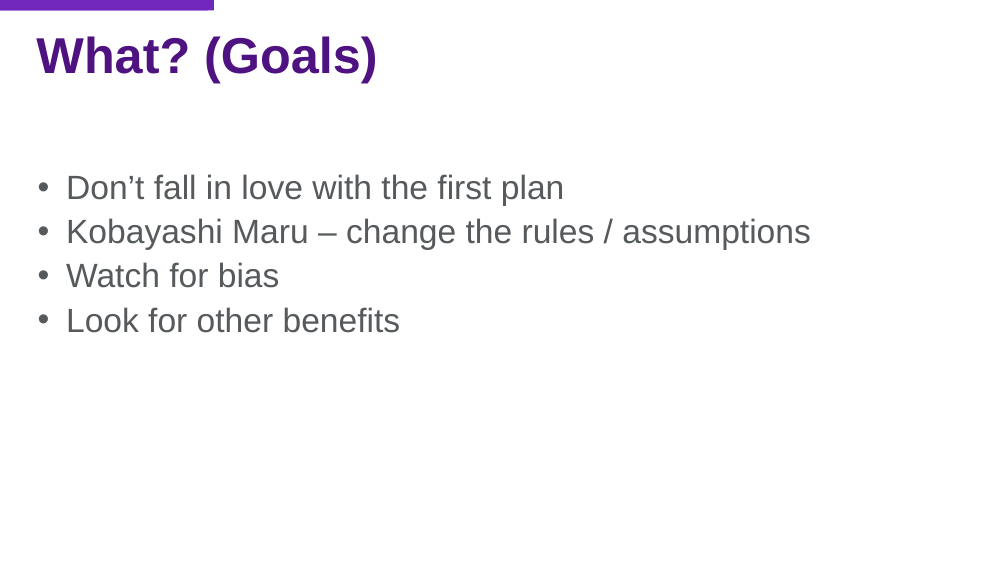
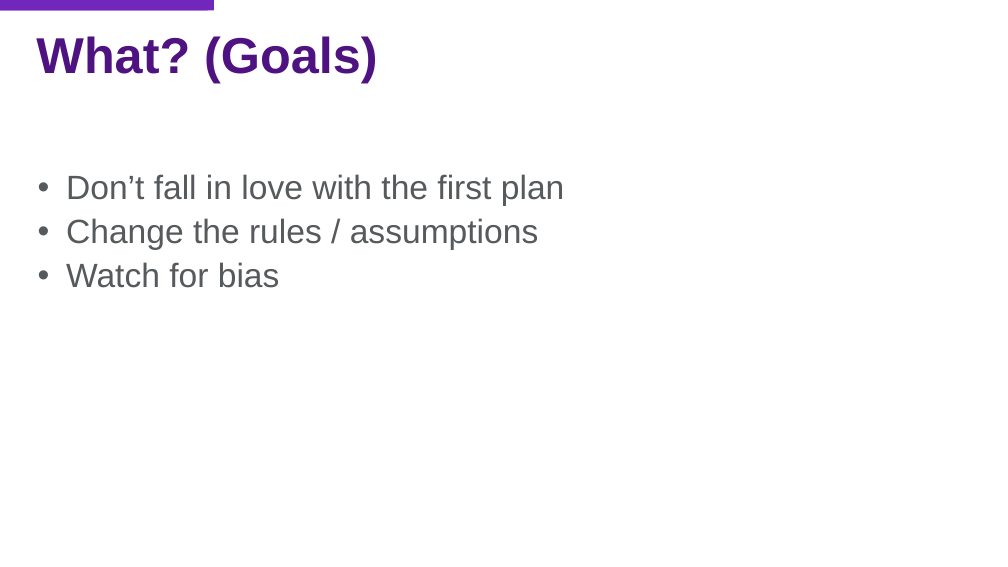
Before and after one commit to jasonjwood/presentations, a slide deck: slide 7 of InFusion2016 - Getting It Done - Jason Wood.pptx. Drawn at 1008x567 pixels with LibreOffice and Linux fonts; fonts in the diff are those of the drawing; background and template pictures are left out. Boxes give left, top, right and bottom in pixels: in the first picture for what was removed or moved away, otherwise in the second. Text is boxed around its words. In the diff, an @@ line names an element or a change of style, - is before the commit and + after.

```diff
--- a/InFusion2016 - Getting It Done - Jason Wood.pptx
+++ b/InFusion2016 - Getting It Done - Jason Wood.pptx
@@ text at bbox=[66, 218, 539, 250]: text changed @@
-• Kobayashi Maru – change the rules / assumptions
+• Change the rules / assumptions
@@ text at bbox=[66, 307, 401, 333]: paragraph removed @@
-• Look for other benefits
```
Also in this commit, not shown: 13 other slides changed, 2 slides removed.
